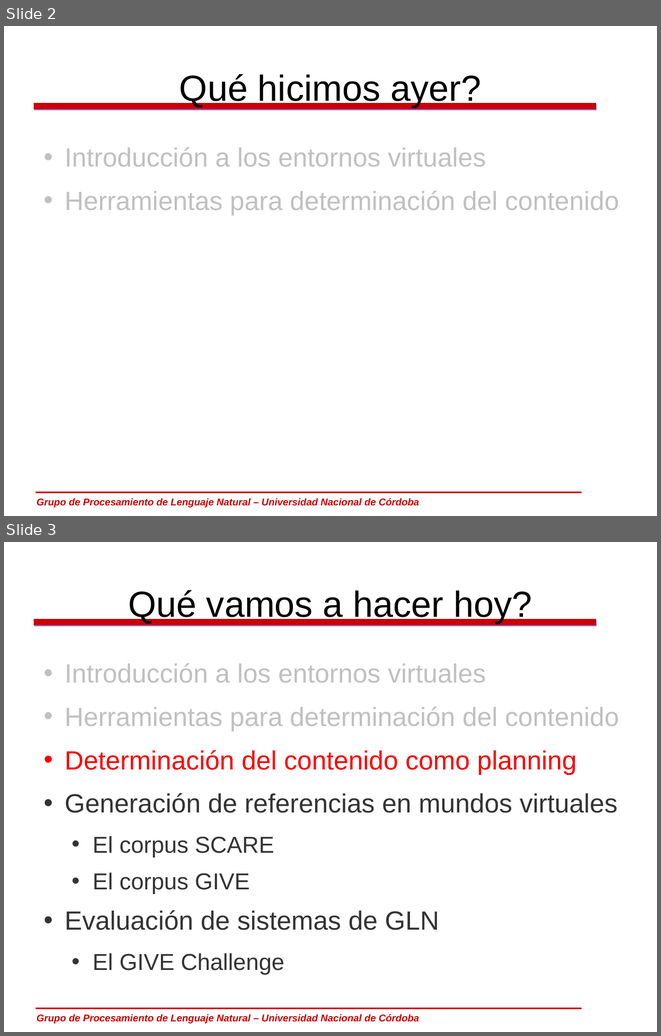
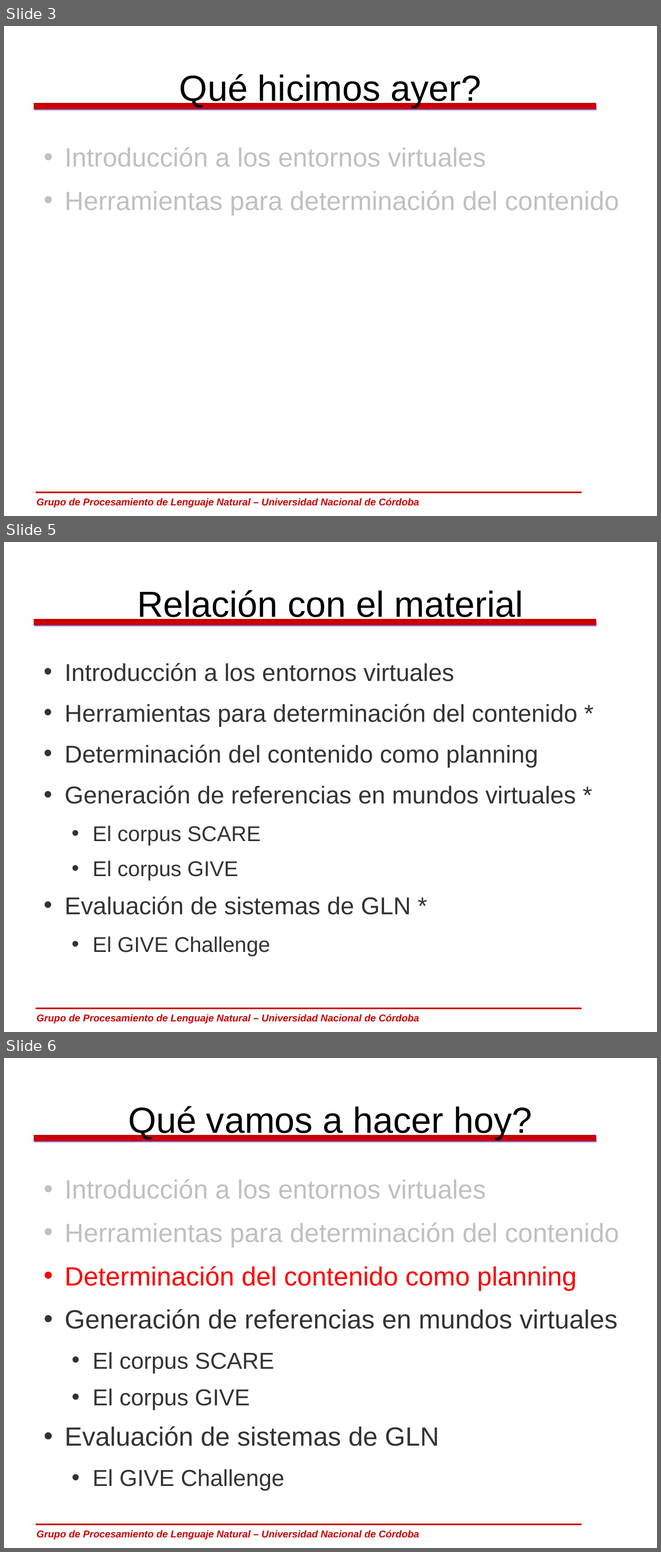
Before and after one commit to carlosareces/elic10, a slide deck: slides/dia5.odp. Shown one above the other, each under a label of ours: slides 2 and 3 before the commit, slides 3, 5 and 6 after it; the slides between them are not shown. The pictures are 661x1036 and 661x1552 pixels, drawn with LibreOffice and Linux fonts; fonts in the diff are those of the drawing; background and template pictures are left out. Boxes give left, top, right and bottom in pixels: in the first picture for what was removed or moved away, otherwise in the second. Text is boxed around its words. In the diff, an @@ line names an element or a change of style, - is before the commit and + after.

```diff
--- a/slides/dia5.odp
+++ b/slides/dia5.odp
@@ slide 5 added at box(4, 542, 657, 1032), background #FFFFFF; not listed: 3 template elements that a slide beside it also shows @@
@@ title added at box(137, 590, 523, 623), 44 pt, text #000000 @@
+Relación con el material
@@ text added at box(64, 663, 577, 956), 29.6 pt, text #333333 @@
+• Introducción a los entornos virtuales
+• Herramientas para determinación del contenido *
+• Determinación del contenido como planning
+• Generación de referencias en mundos virtuales *
+  • El corpus SCARE
+  • El corpus GIVE
+• Evaluación de sistemas de GLN *
+  • El GIVE Challenge
@@ what was slide 2 is now slide 3 @@
@@ what was slide 3 is now slide 6 @@
```
Also in this commit, not shown: 3 slides changed, 7 other slides added, 2 slides removed.
